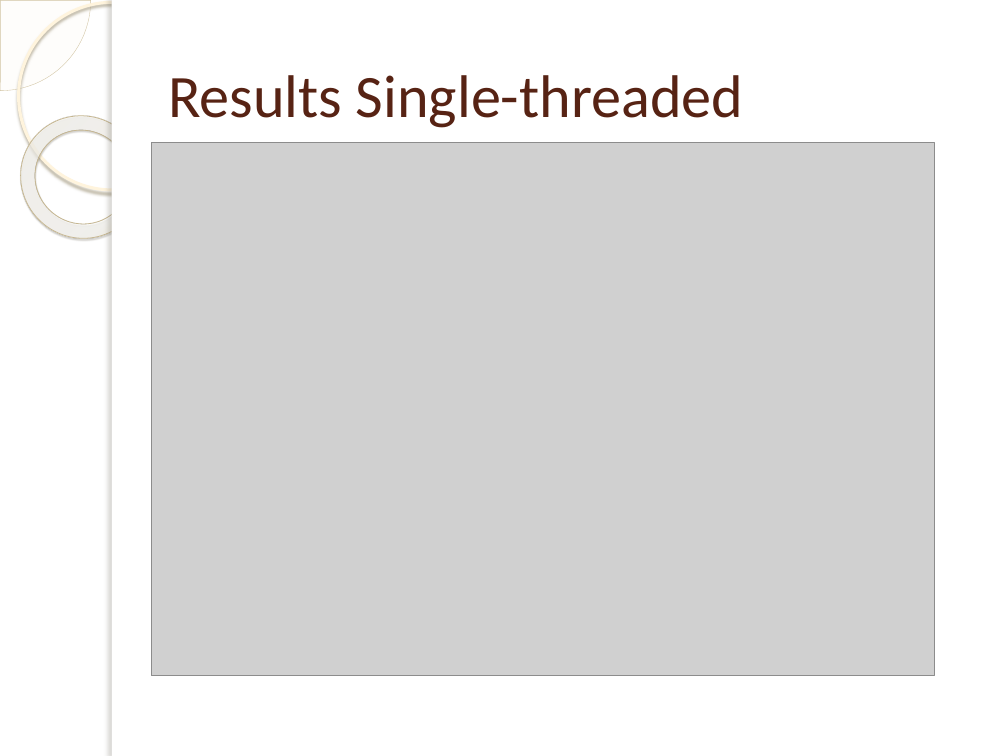
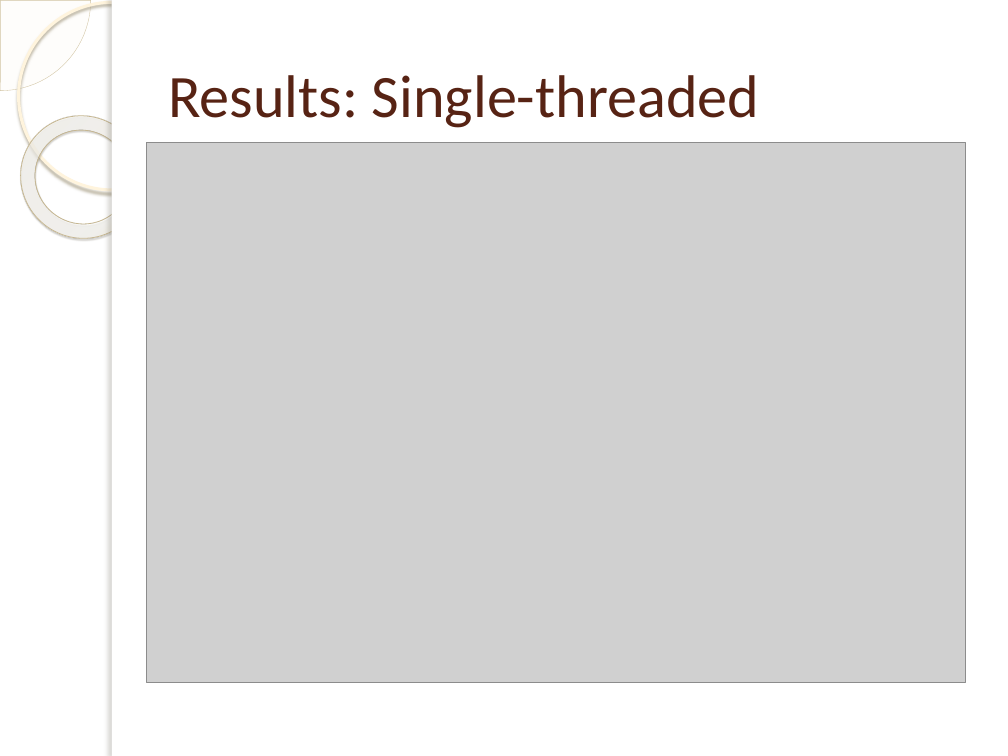
Before and after one commit to pruthvishetty/strassen, a slide deck: slide 12 of Strassen Multiplication Algorithm.pptx (slide 10 before the commit). Drawn at 1008x756 pixels with LibreOffice and Linux fonts; fonts in the diff are those of the drawing; grey boxes stand for pictures; background and template pictures are left out. Boxes give left, top, right and bottom in pixels: in the first picture for what was removed or moved away, otherwise in the second. Text is boxed around its words. In the diff, an @@ line names an element or a change of style, - is before the commit and + after.

```diff
--- a/Strassen Multiplication Algorithm.pptx
+++ b/Strassen Multiplication Algorithm.pptx
@@ title at box(168, 75, 759, 128): text changed @@
-Results Single-threaded
+Results: Single-threaded
@@ picture: place and size @@
-picture at box(151, 143, 934, 676)
+picture at box(147, 143, 967, 682)
```
Also in this commit, not shown: 6 other slides changed, 4 slides added, 1 other file.
